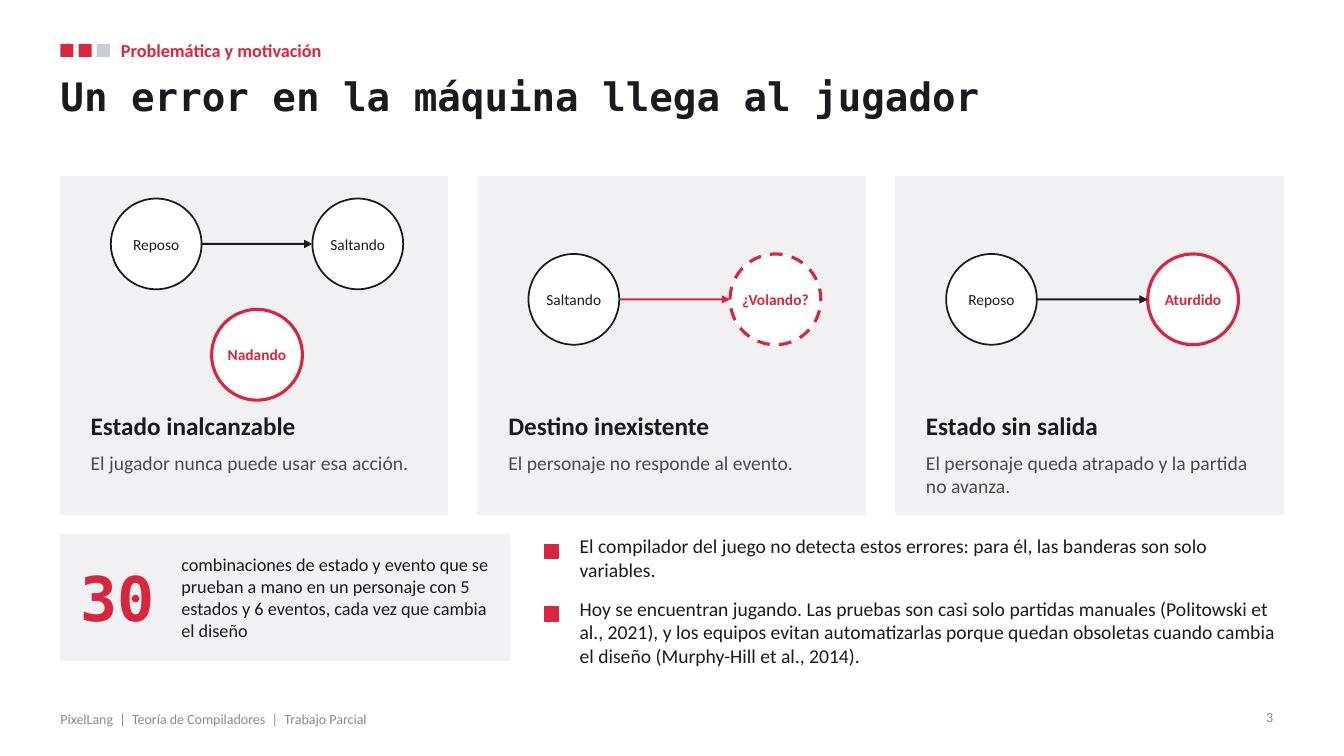
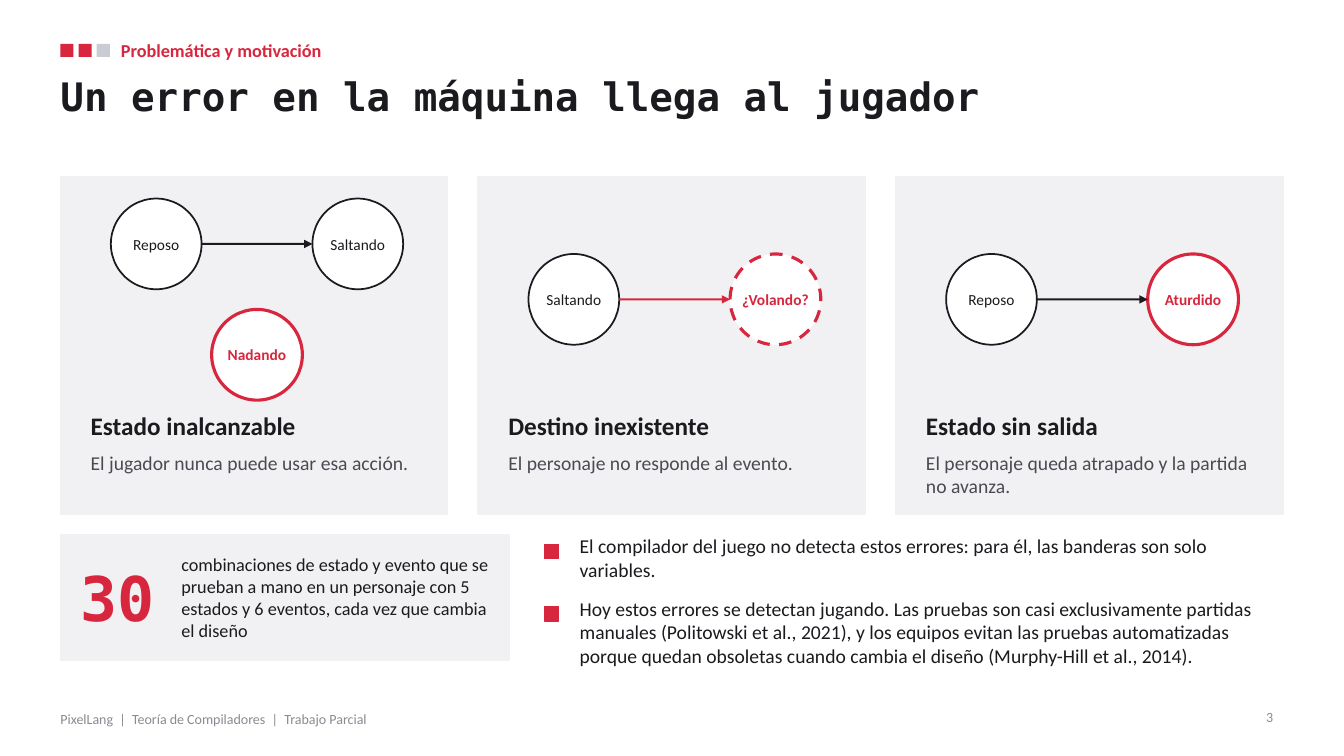
Before and after one commit to DavidRamPari/pixellang, a slide deck: slide 3 of docs/PixelLang_Presentacion.pptx. Drawn at 1344x756 pixels with LibreOffice and Linux fonts; fonts in the diff are those of the drawing. Boxes give left, top, right and bottom in pixels: in the first picture for what was removed or moved away, otherwise in the second. Text is boxed around its words. In the diff, an @@ line names an element or a change of style, - is before the commit and + after.

Commit message:
Revisión final del informe, la presentación y las pruebas
Informe: redacción más formal en la problemática, regla de E03 con las guardas, columnas contadas desde 0, LETRA y DIGITO definidos, nueva referencia de Unity sobre transiciones, q0 con subíndice, flechas que no se parten, derivaciones de G7 en orden y Apéndice D con la salida real de cada prueba. Presentación: criterios del lexer en el orden de ANTLR, objetivos en infinitivo, comandos con el paso de generar el parser y notas corregidas. correr_pruebas.py muestra los errores léxicos con línea y columna, como el driver.

```diff
--- a/docs/PixelLang_Presentacion.pptx
+++ b/docs/PixelLang_Presentacion.pptx
@@ text at [580,602,1251,666]: text changed @@
-Hoy se encuentran jugando. Las pruebas son casi solo partidas manuales (Politowski et al., 2021), y los equipos evitan automatizarlas porque quedan obsoletas cuando cambia el diseño (Murphy-Hill et al., 2014).
+Hoy estos errores se detectan jugando. Las pruebas son casi exclusivamente partidas manuales (Politowski et al., 2021), y los equipos evitan las pruebas automatizadas porque quedan obsoletas cuando cambia el diseño (Murphy-Hill et al., 2014).
```
Also in this commit, not shown: 7 other slides changed, 4 other files.
